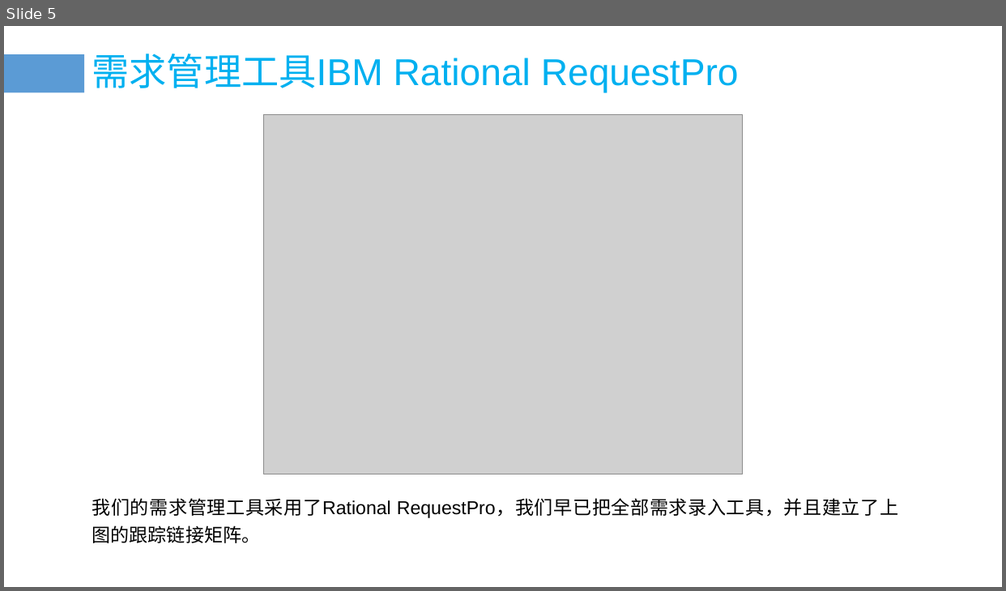
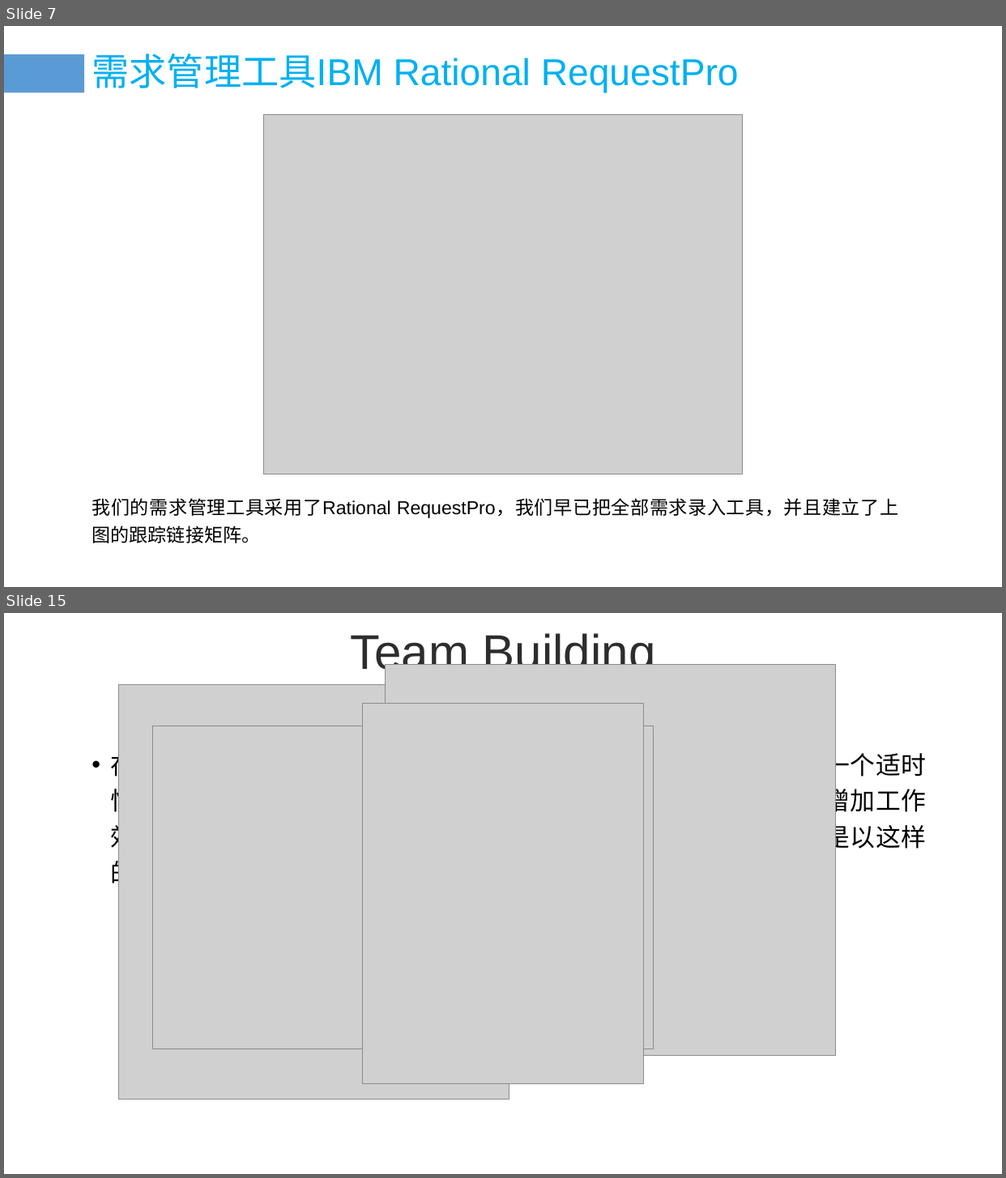
Before and after one commit to PRD-G17/PRD-G17-teamwork, a slide deck: 10后期文档/需求变更评审.pptx. Shown one above the other, each under a label of ours: slide 5 before the commit, slides 7 and 15 after it; the slides between them are not shown. The pictures are 1006x591 and 1006x1178 pixels, drawn with LibreOffice and Linux fonts; fonts in the diff are those of the drawing; grey boxes stand for pictures. Boxes give left, top, right and bottom in pixels: in the first picture for what was removed or moved away, otherwise in the second. Text is boxed around its words. In the diff, an @@ line names an element or a change of style, - is before the commit and + after.

```diff
--- a/10后期文档/需求变更评审.pptx
+++ b/10后期文档/需求变更评审.pptx
@@ slide 15 added at bbox=[4, 613, 1002, 1174], background #FFFFFF @@
@@ text added at bbox=[350, 630, 656, 678], 46.8 pt, text #2C2C2C @@
+Team Building
@@ picture added at bbox=[118, 685, 509, 1101] @@
@@ picture added at bbox=[386, 665, 836, 1056] @@
@@ picture added at bbox=[363, 703, 643, 1084] @@
@@ picture added at bbox=[152, 726, 654, 1050] @@
@@ text added at bbox=[111, 749, 927, 889], 24 pt, text #000000 @@
+• 在项目进行的过程中，Team Building也是必不可少的一个环节，一个适时恰当的Team Building不但能大大的提升团队凝聚力，也能极大的增加工作效率。我们小组也在项目进行过程中进行了一次Team Building。是以这样的方式。。。。。。。
@@ what was slide 5 is now slide 7 @@
```
Also in this commit, not shown: 7 slides changed, 6 other slides added, 2 slides removed, 21 other files.
